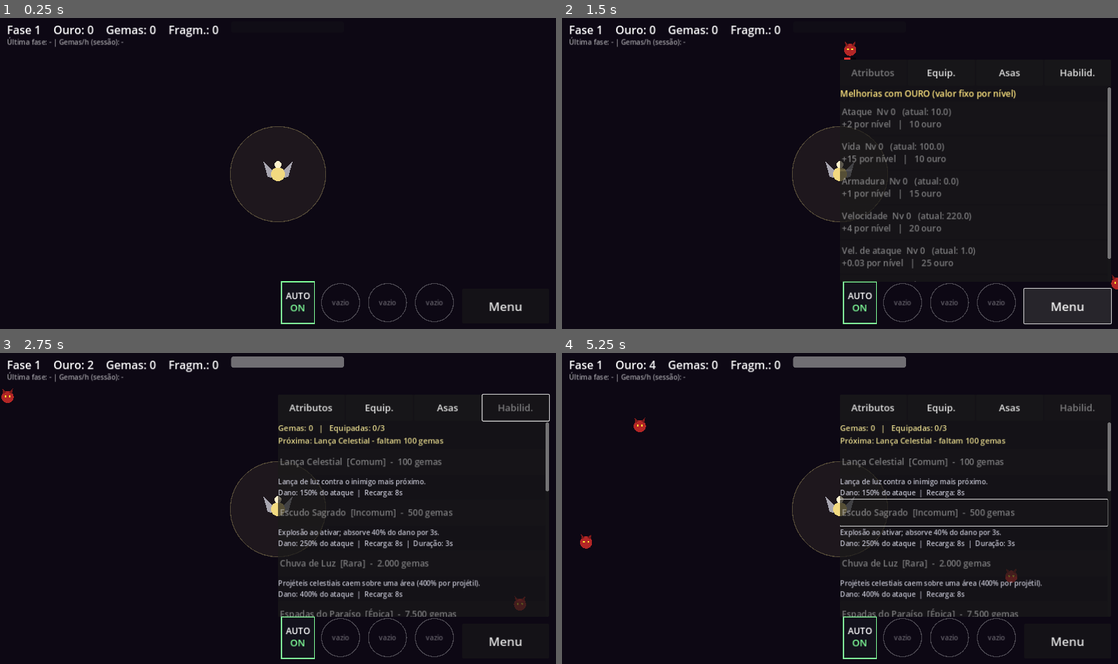
Above: before the commit, frames 1-4 (two rows, left to right).
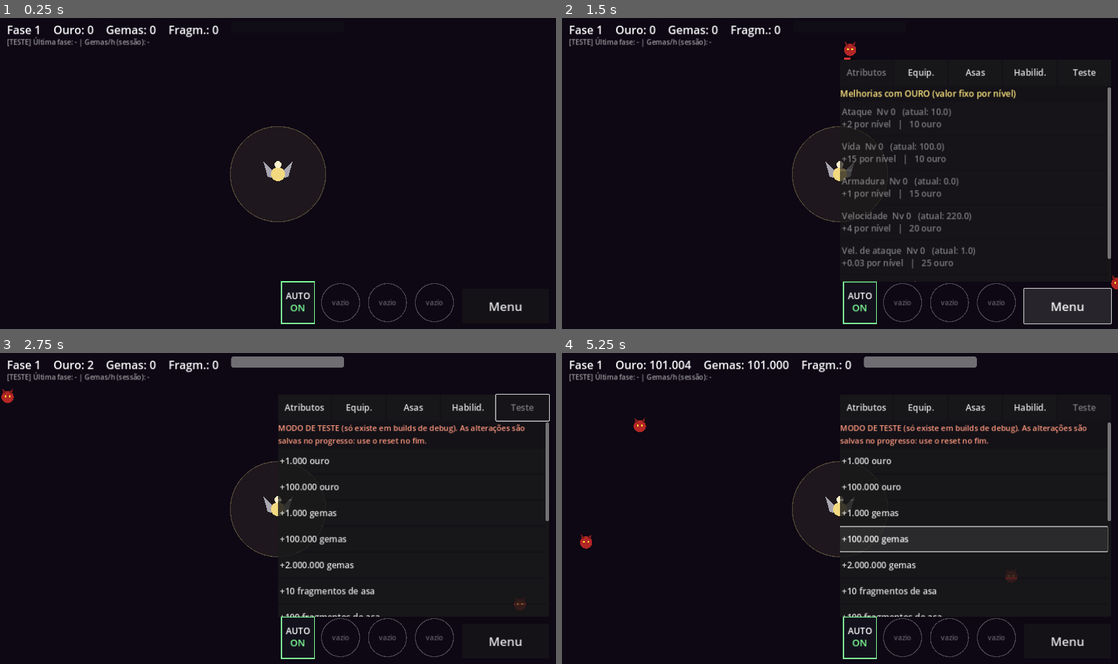
Above: after the commit, the same moments.

Repository: Bueno-N/angelic-ascension
Game: Godot game, scene res://scenes/main.tscn
Same seed, same stepped clock (60 frames per second), same inputs: the game is played once before the commit and once after it.
Inputs (mouse positions are in pixels of both pictures, inside the frame that each line leads up to):
- Up to frame 1 (0.25 s): no input
- Up to frame 2 (1.5 s): tap Enter at 0.5 s; drag from (928, 304) to (895, 105) at 0.52 s; click "Menu" at 1.25 s
- Up to frame 3 (2.75 s): click (522, 408) at 2 s, where only the run after the commit has a clickable "Teste"
- Up to frame 4 (5.25 s): click (973, 461) at 2.75 s, where only the run after the commit has a clickable "+1.000 ouro"; click (973, 486) at 3.5 s, where only the run after the commit has a clickable "+100.000 ouro"; click (973, 511) at 4.25 s, where only the run after the commit has a clickable "+1.000 gemas"; click (973, 539) at 5 s, where only the run after the commit has a clickable "+100.000 gemas"

The runs differ from the first frame. In frame 1, 0.3% of the frame differs, in the area x 1-27%, y 6-10%; in frame 2, 0.8%; in frame 3, 5.6%; in frame 4, 7.4%, in the area x 1-99%, y 1-85%.

Commit message:
versao 3.1 botao de incremento de gemas

Diff:
--- a/autoload/events.gd
+++ b/autoload/events.gd
@@ -8,4 +8,7 @@
 signal boss_hp_changed(hp: float, max_hp: float)
 signal enemy_died(pos: Vector2, def: Dictionary, is_boss: bool, gold: int)
 signal stage_cleared(stage: int, seconds: float)
+signal debug_goto_stage(stage: int)
+signal debug_heal
+signal debug_reset_cooldowns
 signal boss_defeated(stage: int, gems: int, shards: int)
--- a/autoload/game_state.gd
+++ b/autoload/game_state.gd
@@ -69,6 +69,30 @@
     save()
     Events.state_changed.emit()
 
+## Ações do modo de teste (ignoradas fora de builds de debug).
+func debug_apply(action: String, arg: int) -> void:
+    if not DebugTools.enabled():
+        return
+    match action:
+        "gold", "gems", "shards":
+            DebugTools.add(state, action, arg)
+        "unlock_all":
+            DebugTools.unlock_all(state)
+        "stage":
+            Events.debug_goto_stage.emit(maxi(1, arg))
+        "stage_add":
+            Events.debug_goto_stage.emit(maxi(1, int(state["stage"]) + arg))
+        "heal":
+            Events.debug_heal.emit()
+        "cooldowns":
+            Events.debug_reset_cooldowns.emit()
+        "reset":
+            state = SaveData.default_state()
+            Events.debug_goto_stage.emit(1)
+            Events.debug_heal.emit()
+    recalc()
+    save()
+
 func set_stage(stage: int) -> void:
     state["stage"] = stage
     state["max_stage"] = maxi(int(state["max_stage"]), stage)
--- a/autoload/save_manager.gd
+++ b/autoload/save_manager.gd
@@ -24,7 +24,7 @@
             if f != null:
                 var txt := f.get_as_text()
                 f.close()
-                var parsed = JSON.parse_string(txt)
+                var parsed = SaveData.parse_dict(txt)
                 if parsed is Dictionary:
                     return SaveData.sanitize(parsed)
     return SaveData.default_state()
--- a/data/balance.gd
+++ b/data/balance.gd
@@ -55,6 +55,10 @@
     "aura":         {"name": "Aura",               "base": 5.0,   "per_level": 1.5,  "base_cost": 12.0, "cost_growth": 1.15},
 }
 
+# --- Modo de teste (aba "Teste" no menu: dar ouro/gemas, pular fase, desbloquear tudo) ---
+# Para o APK FINAL: coloque false. Mesmo com true, só funciona em builds de debug (OS.is_debug_build()).
+const DEBUG_TOOLS := true
+
 # --- Salvamento ---
 const AUTOSAVE_SECONDS := 30.0
 
--- /dev/null
+++ b/scripts/logic/debug_tools.gd
@@ -0,0 +1,30 @@
+class_name DebugTools
+extends RefCounted
+## Ferramentas de teste (lógica pura). Só ficam ativas se Balance.DEBUG_TOOLS = true E o build for de debug
+## (templates de release retornam false em OS.is_debug_build(), então somem sozinhas no APK final).
+
+static func enabled() -> bool:
+    return Balance.DEBUG_TOOLS and OS.is_debug_build()
+
+## key: "gold", "gems" ou "shards".
+static func add(state: Dictionary, key: String, amount: int) -> void:
+    if key == "gold" or key == "gems" or key == "shards":
+        state[key] = maxi(0, int(state[key]) + amount)
+
+## Compra tudo de graça: todas as habilidades, equipamentos (equipa o melhor), asas e brilho no máximo.
+static func unlock_all(state: Dictionary) -> void:
+    for id in SkillsDB.ids():
+        if not state["skills_owned"].has(id):
+            state["skills_owned"].append(id)
+    for id in state["skills_owned"]:
+        if state["skills_equipped"].size() >= SkillsDB.MAX_EQUIPPED:
+            break
+        if not state["skills_equipped"].has(id):
+            state["skills_equipped"].append(id)
+    for cat in EquipmentDB.CATEGORIES:
+        for tier in range(1, EquipmentDB.TIER_COUNT + 1):
+            if not state["owned_equipment"][cat].has(tier):
+                state["owned_equipment"][cat].append(tier)
+        state["equipped"][cat] = EquipmentDB.TIER_COUNT
+    state["wings_level"] = WingsDB.MAX_LEVEL
+    state["glow_tier"] = WingsDB.GLOW.size()
--- a/scripts/logic/save_data.gd
+++ b/scripts/logic/save_data.gd
@@ -25,9 +25,16 @@
 static func to_json(state: Dictionary) -> String:
     return JSON.stringify(state)
 
+## Parse silencioso (JSON.parse_string imprime ERROR no log em entrada inválida).
+static func parse_dict(text: String) -> Variant:
+    var j := JSON.new()
+    if j.parse(text) != OK:
+        return null
+    return j.data
+
 ## Nunca falha: JSON inválido/ausente devolve o estado padrão.
 static func from_json(text: String) -> Dictionary:
-    var parsed = JSON.parse_string(text)
+    var parsed = parse_dict(text)
     if not (parsed is Dictionary):
         return default_state()
     return sanitize(parsed)
--- a/scripts/logic/skill_slots.gd
+++ b/scripts/logic/skill_slots.gd
@@ -21,6 +21,10 @@
     equipped = new_eq
     cooldowns = new_cd
 
+func reset_cooldowns() -> void:
+    for id in cooldowns.keys():
+        cooldowns[id] = 0.0
+
 func tick(delta: float) -> void:
     for id in cooldowns.keys():
         cooldowns[id] = maxf(0.0, float(cooldowns[id]) - delta)
--- a/scripts/runtime/hud.gd
+++ b/scripts/runtime/hud.gd
@@ -94,7 +94,7 @@
     _pace_timer -= delta
     if _pace_timer <= 0.0:
         _pace_timer = 1.0
-        _pace.text = "Última fase: %s | Gemas/h (sessão): %s" % [
+        _pace.text = ("[TESTE] " if DebugTools.enabled() else "") + "Última fase: %s | Gemas/h (sessão): %s" % [
             "-" if _last_stage_secs <= 0.0 else "%d s" % int(_last_stage_secs),
             "-" if GameState.session_gems_per_hour() <= 0.0 else "%.0f" % GameState.session_gems_per_hour()]
 
--- a/scripts/runtime/main.gd
+++ b/scripts/runtime/main.gd
@@ -37,6 +37,9 @@
     add_child(stage_mgr)
     stage_mgr.setup(player, enemies)
     Events.player_died.connect(_on_player_died)
+    Events.debug_goto_stage.connect(func(s: int): stage_mgr.start_stage(s))
+    Events.debug_heal.connect(func(): player.heal(player.max_hp))
+    Events.debug_reset_cooldowns.connect(func(): caster.slots.reset_cooldowns())
     stage_mgr.start_stage(int(GameState.state["stage"]))
     if _smoke:
         _prepare_smoke()
--- a/scripts/runtime/menu_panel.gd
+++ b/scripts/runtime/menu_panel.gd
@@ -4,6 +4,8 @@
 ## As linhas são criadas UMA vez e só têm texto/estado atualizados (não perde a rolagem do toque).
 
 const TAB_NAMES := ["Atributos", "Equip.", "Asas", "Habilid."]
+var _tab_names: Array = []
+var _reset_armed := false
 var _pages: Array = []
 var _updaters: Array = []      # por aba: lista de Callables que atualizam os controles
 var _tab_buttons: Array = []
@@ -21,16 +23,19 @@
     offset_top = 96.0
     offset_bottom = -112.0
     visible = false
+    _tab_names = TAB_NAMES.duplicate()
+    if DebugTools.enabled():
+        _tab_names.append("Teste")
     var root := VBoxContainer.new()
     add_child(root)
     var tabs := HBoxContainer.new()
     root.add_child(tabs)
-    for i in range(TAB_NAMES.size()):
+    for i in range(_tab_names.size()):
         var tb := Button.new()
-        tb.text = TAB_NAMES[i]
+        tb.text = _tab_names[i]
         tb.custom_minimum_size = Vector2(0, 60)
         tb.size_flags_horizontal = Control.SIZE_EXPAND_FILL
-        tb.add_theme_font_size_override("font_size", 22)
+        tb.add_theme_font_size_override("font_size", 20)
         tb.pressed.connect(_select_tab.bind(i))
         tabs.add_child(tb)
         _tab_buttons.append(tb)
@@ -48,7 +53,8 @@
             0: _build_attrs(box, upd)
             1: _build_equip(box, upd)
             2: _build_wings(box, upd)
-            _: _build_skills(box, upd)
+            3: _build_skills(box, upd)
+            _: _build_debug(box, upd)
     Events.state_changed.connect(func(): _dirty = true)
     visibility_changed.connect(func(): _dirty = true)
     _select_tab(0)
@@ -253,3 +259,42 @@
         _:
             b.text = head + "EQUIPADA (tocar p/ remover)"
             b.disabled = false
+
+# ---------- aba de teste (só aparece em builds de debug) ----------
+const DEBUG_BUTTONS := [
+    ["+1.000 ouro", "gold", 1000], ["+100.000 ouro", "gold", 100000],
+    ["+1.000 gemas", "gems", 1000], ["+100.000 gemas", "gems", 100000], ["+2.000.000 gemas", "gems", 2000000],
+    ["+10 fragmentos de asa", "shards", 10], ["+100 fragmentos de asa", "shards", 100],
+    ["Ir para a fase 9 (o chefe é o próximo)", "stage", 9], ["Ir para a fase 10 (chefe)", "stage", 10],
+    ["Fase +10", "stage_add", 10],
+    ["Curar totalmente", "heal", 0], ["Zerar recargas das habilidades", "cooldowns", 0],
+    ["Desbloquear tudo (itens, asas, brilho, habilidades)", "unlock_all", 0],
+]
+
+func _build_debug(box: VBoxContainer, upd: Array) -> void:
+    box.add_child(_label("MODO DE TESTE (só existe em builds de debug). As alterações são salvas no progresso: use o reset no fim.", 18, Color(1.0, 0.6, 0.5)))
+    for d in DEBUG_BUTTONS:
+        var b := _button(20, 56)
+        b.text = d[0]
+        b.pressed.connect(_on_debug.bind(d[1], d[2]))
+        box.add_child(b)
+    var rb := _button(20, 56)
+    rb.pressed.connect(_on_debug_reset)
+    box.add_child(rb)
+    upd.append(_upd_reset.bind(rb))
+
+func _on_debug(action: String, arg: int) -> void:
+    _reset_armed = false
+    GameState.debug_apply(action, arg)
+    _refresh()
+
+func _on_debug_reset() -> void:
+    if not _reset_armed:
+        _reset_armed = true
+    else:
+        _reset_armed = false
+        GameState.debug_apply("reset", 0)
+    _refresh()
+
+func _upd_reset(b: Button) -> void:
+    b.text = "TOQUE DE NOVO PARA CONFIRMAR O RESET" if _reset_armed else "Resetar progresso (2 toques)"
--- a/tests/run_tests.gd
+++ b/tests/run_tests.gd
@@ -11,6 +11,7 @@
     "res://tests/test_drops.gd",
     "res://tests/test_ui_logic.gd",
     "res://tests/test_skill_runtime.gd",
+    "res://tests/test_debug_tools.gd",
 ]
 
 func _initialize() -> void:
--- /dev/null
+++ b/tests/test_debug_tools.gd
@@ -0,0 +1,62 @@
+extends TestCase
+
+func test_flag_and_enabled_consistency() -> void:
+    check(typeof(Balance.DEBUG_TOOLS) == TYPE_BOOL, "DEBUG_TOOLS é booleano")
+    if not Balance.DEBUG_TOOLS:
+        check(not DebugTools.enabled(), "constante desligada => desativado sempre")
+    else:
+        check(DebugTools.enabled() == OS.is_debug_build(), "ativo somente em build de debug")
+
+func test_add_resources() -> void:
+    var st := SaveData.default_state()
+    DebugTools.add(st, "gold", 1000)
+    DebugTools.add(st, "gems", 2000000)
+    DebugTools.add(st, "shards", 10)
+    check(int(st["gold"]) == 1000 and int(st["gems"]) == 2000000 and int(st["shards"]) == 10, "recursos somados")
+    DebugTools.add(st, "gold", -5000)
+    check(int(st["gold"]) == 0, "nunca negativo")
+    var stage_before := int(st["stage"])
+    DebugTools.add(st, "stage", 99)
+    check(int(st["stage"]) == stage_before, "chave inválida é ignorada")
+
+func test_gems_allow_buying_supreme() -> void:
+    var st := SaveData.default_state()
+    DebugTools.add(st, "gems", 2000000)
+    check(Shop.buy_skill(st, "death_of_hell"), "2.000.000 gemas compram a suprema")
+
+func test_unlock_all() -> void:
+    var st := SaveData.default_state()
+    DebugTools.unlock_all(st)
+    check(st["skills_owned"].size() == 10, "10 habilidades")
+    check(st["skills_equipped"].size() == SkillsDB.MAX_EQUIPPED, "3 equipadas")
+    for cat in EquipmentDB.CATEGORIES:
+        check(st["owned_equipment"][cat].size() == EquipmentDB.TIER_COUNT, "todos os tiers de " + cat)
+        check(int(st["equipped"][cat]) == EquipmentDB.TIER_COUNT, "melhor equipado em " + cat)
+    check(int(st["wings_level"]) == WingsDB.MAX_LEVEL, "asas no máximo")
+    check(int(st["glow_tier"]) == WingsDB.GLOW.size(), "brilho no máximo")
+    var s := StatsCalc.compute(st)
+    check_approx(s["attack"], 10.0 * (1.0 + 0.5 + 0.75), "ataque: asas +50% e espada +75%", 0.001)
+    check_approx(s["skill_power_mult"], 1.75, "brilho máximo +75%")
+    var clean := SaveData.sanitize(st)
+    check(clean["skills_owned"].size() == 10 and int(clean["equipped"]["sword"]) == 6, "estado desbloqueado sobrevive ao save/load")
+
+func test_unlock_all_keeps_existing_equipped() -> void:
+    var st := SaveData.default_state()
+    st["gems"] = 100000
+    Shop.buy_skill(st, "holy_shield")
+    Shop.equip_skill(st, "holy_shield")
+    DebugTools.unlock_all(st)
+    check(st["skills_equipped"][0] == "holy_shield", "mantém a já equipada")
+    check(st["skills_equipped"].size() == 3, "completa até 3")
+
+func test_reset_cooldowns() -> void:
+    var st := SaveData.default_state()
+    st["gems"] = 1000
+    Shop.buy_skill(st, "celestial_lance")
+    Shop.equip_skill(st, "celestial_lance")
+    var slots := SkillSlots.new()
+    slots.load_from_state(st)
+    slots.use("celestial_lance")
+    check(not slots.can_use("celestial_lance"), "em recarga")
+    slots.reset_cooldowns()
+    check(slots.can_use("celestial_lance"), "recarga zerada")
Not shown, changed: docs/STATUS.md
Not shown, changed: tools/ci/check_scripts.sh
